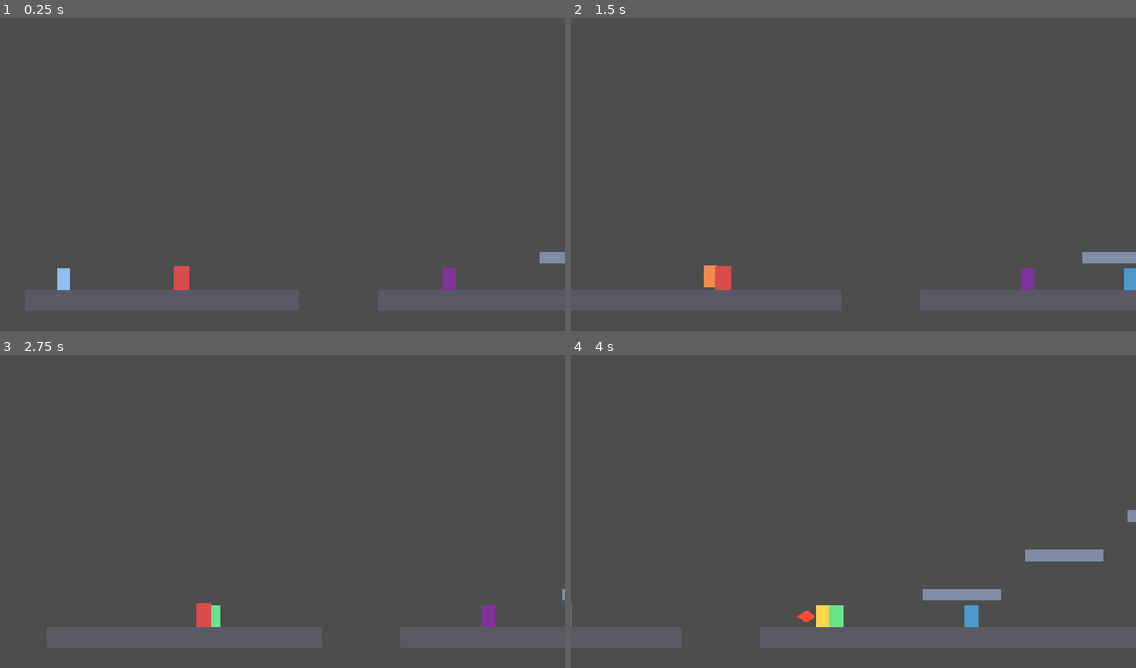
Above: before the commit, frames 1-4 (two rows, left to right).
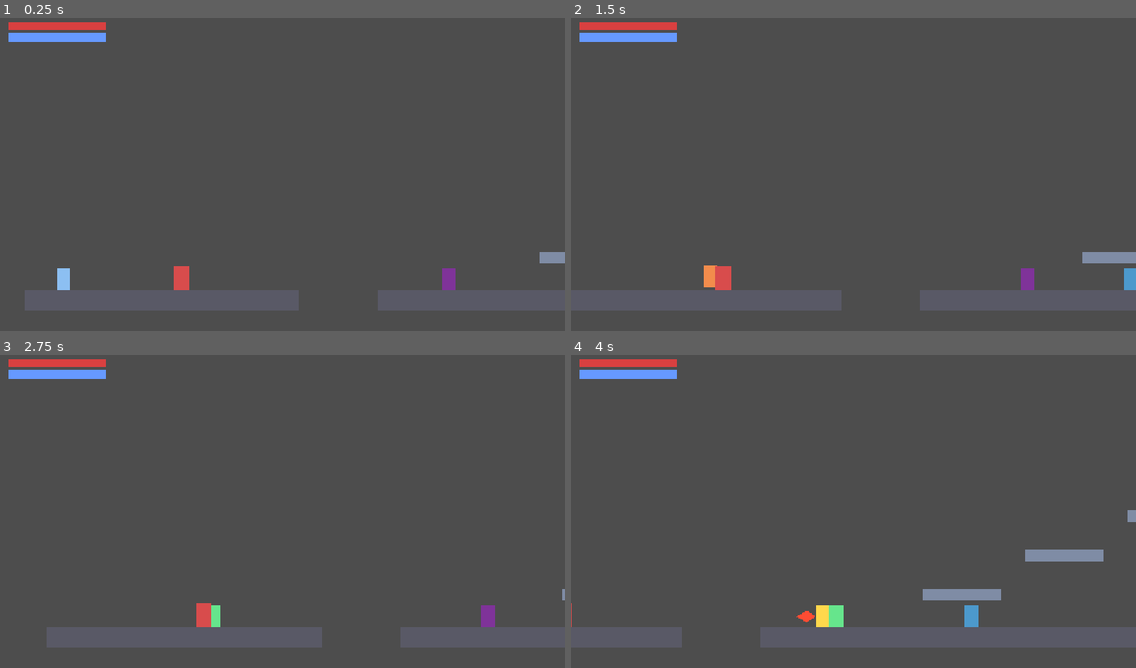
Above: after the commit, the same moments.

Repository: aslan997/Zayr
Game: Godot game, scene res://scenes/regions/TestArena.tscn
Same seed, same stepped clock (60 frames per second), same inputs: the game is played once before the commit and once after it.
Inputs:
- Up to frame 1 (0.25 s): no input
- Up to frame 2 (1.5 s): tap Enter at 0.5 s; hold Right (move_right) from 0.53 s (still down); tap Down (aim_down) at 0.6 s; tap Space (jump) at 0.77 s; tap Up (aim_up) at 1.35 s
- Up to frame 3 (2.75 s): tap Space (jump) at 1.52 s; release Right (move_right) at 2.03 s; hold Left (move_left) from 2.03 s (still down); tap J (attack) at 2.1 s
- Up to frame 4 (4 s): release Left (move_left) at 2.78 s; hold Right (move_right) from 2.78 s (still down); tap Shift (dash) at 2.85 s; tap Space (jump) at 3.02, 3.77 s; tap K (veyr_step) at 3.6 s

The runs differ from the first frame. In frame 1, 0.9% of the frame differs, in the area x 1-19%, y 1-8%; in frame 2, 0.9%; in frame 3, 0.9%; in frame 4, 0.9%.

Commit message:
Add combat prototype milestone 11: minimal HUD
Adds a generic ResourceBar (flat-color, matching the project's
placeholder-geometric visual language rather than a themed
ProgressBar) and a HUD that shows one for the player's health and one
for Veyr, top-left. HUD finds the player via the existing "player"
group instead of a hardcoded path, so instancing HUD.tscn in a region
is all that's needed - done for TestArena here.

Verified the binding is correct (not just present): damaging/spending
resources produces exactly proportional fill-width changes through the
real engine loop.

Co-Authored-By: Claude Sonnet 5 <noreply@anthropic.com>

Diff:
--- a/scenes/regions/TestArena.tscn
+++ b/scenes/regions/TestArena.tscn
@@ -1,10 +1,11 @@
-[gd_scene load_steps=15 format=3]
+[gd_scene load_steps=16 format=3]
 
 [ext_resource type="PackedScene" path="res://scenes/player/Player.tscn" id="1_player"]
 [ext_resource type="Script" path="res://scripts/combat/HealthComponent.gd" id="2_dummy_health"]
 [ext_resource type="Script" path="res://scripts/combat/Hurtbox.gd" id="3_dummy_hurtbox"]
 [ext_resource type="PackedScene" path="res://scenes/enemies/Enemy.tscn" id="4_enemy"]
 [ext_resource type="PackedScene" path="res://scenes/enemies/RangedEnemy.tscn" id="5_ranged_enemy"]
+[ext_resource type="PackedScene" path="res://scenes/ui/HUD.tscn" id="6_hud"]
 
 [sub_resource type="RectangleShape2D" id="Shape_FloorA"]
 size = Vector2(560, 40)
@@ -59,6 +60,8 @@
 
 [node name="TestArena" type="Node2D"]
 
+[node name="HUD" parent="." instance=ExtResource("6_hud")]
+
 [node name="Player" parent="." instance=ExtResource("1_player")]
 position = Vector2(80, 568)
 
--- /dev/null
+++ b/scenes/ui/HUD.tscn
@@ -0,0 +1,15 @@
+[gd_scene load_steps=3 format=3]
+
+[ext_resource type="Script" path="res://scripts/ui/HUD.gd" id="1_hud"]
+[ext_resource type="PackedScene" path="res://scenes/ui/ResourceBar.tscn" id="2_bar"]
+
+[node name="HUD" type="CanvasLayer"]
+script = ExtResource("1_hud")
+
+[node name="HealthBar" parent="." instance=ExtResource("2_bar")]
+position = Vector2(16, 16)
+fill_color = Color(0.85, 0.25, 0.25, 1)
+
+[node name="VeyrBar" parent="." instance=ExtResource("2_bar")]
+position = Vector2(16, 40)
+fill_color = Color(0.4, 0.6, 1, 1)
--- /dev/null
+++ b/scenes/ui/ResourceBar.tscn
@@ -0,0 +1,16 @@
+[gd_scene load_steps=2 format=3]
+
+[ext_resource type="Script" path="res://scripts/ui/ResourceBar.gd" id="1_bar"]
+
+[node name="ResourceBar" type="Control"]
+custom_minimum_size = Vector2(200, 18)
+size = Vector2(200, 18)
+script = ExtResource("1_bar")
+
+[node name="Background" type="ColorRect" parent="."]
+size = Vector2(200, 18)
+color = Color(0.12, 0.12, 0.14, 0.85)
+
+[node name="Fill" type="ColorRect" parent="."]
+size = Vector2(200, 18)
+color = Color(0.8, 0.2, 0.2, 1)
--- /dev/null
+++ b/scripts/ui/HUD.gd
@@ -0,0 +1,35 @@
+extends CanvasLayer
+class_name HUD
+## Minimal on-screen health/Veyr display. Finds the player via the
+## "player" group (same lookup EnemyAI already uses to find the player)
+## so it doesn't need manual wiring per region - just instance HUD.tscn.
+
+@onready var health_bar: ResourceBar = $HealthBar
+@onready var veyr_bar: ResourceBar = $VeyrBar
+
+
+func _ready() -> void:
+	# Deferred so every node's _ready() (including the player's
+	# HealthComponent/VeyrComponent, which set their starting values in
+	# their own _ready()) has already run, regardless of sibling order.
+	call_deferred("_connect_to_player")
+
+
+func _connect_to_player() -> void:
+	var player: Node = get_tree().get_first_node_in_group("player")
+	if not player:
+		return
+	var health: HealthComponent = player.get_node("HealthComponent")
+	var veyr: VeyrComponent = player.get_node("VeyrComponent")
+	health.health_changed.connect(_on_health_changed)
+	veyr.veyr_changed.connect(_on_veyr_changed)
+	_on_health_changed(health.current_health, health.max_health)
+	_on_veyr_changed(veyr.current_veyr, veyr.max_veyr)
+
+
+func _on_health_changed(current: float, max_value: float) -> void:
+	health_bar.set_value(current, max_value)
+
+
+func _on_veyr_changed(current: float, max_value: float) -> void:
+	veyr_bar.set_value(current, max_value)
--- /dev/null
+++ b/scripts/ui/ResourceBar.gd
@@ -0,0 +1,25 @@
+extends Control
+class_name ResourceBar
+## Generic current/max resource bar (health, Veyr, ...) - flat-color
+## rectangles matching the project's placeholder-geometric visual
+## language, not a themed ProgressBar. Reusable: HUD.gd just calls
+## set_value() whenever the underlying resource changes.
+
+@onready var fill: ColorRect = $Fill
+@onready var background: ColorRect = $Background
+
+@export var fill_color: Color = Color(0.8, 0.2, 0.2)
+@export var background_color: Color = Color(0.12, 0.12, 0.14, 0.85)
+
+var _full_width: float = 0.0
+
+
+func _ready() -> void:
+	fill.color = fill_color
+	background.color = background_color
+	_full_width = size.x
+
+
+func set_value(current: float, max_value: float) -> void:
+	var ratio: float = clampf(current / maxf(max_value, 0.001), 0.0, 1.0)
+	fill.size.x = _full_width * ratio
Not shown, added: scripts/ui/HUD.gd.uid
Not shown, added: scripts/ui/ResourceBar.gd.uid
Not shown, changed: docs/ARCHITECTURE.md
Not shown, changed: docs/PROGRESS.md
Not shown, removed: scenes/ui/.gitkeep
Not shown, removed: scripts/ui/.gitkeep
